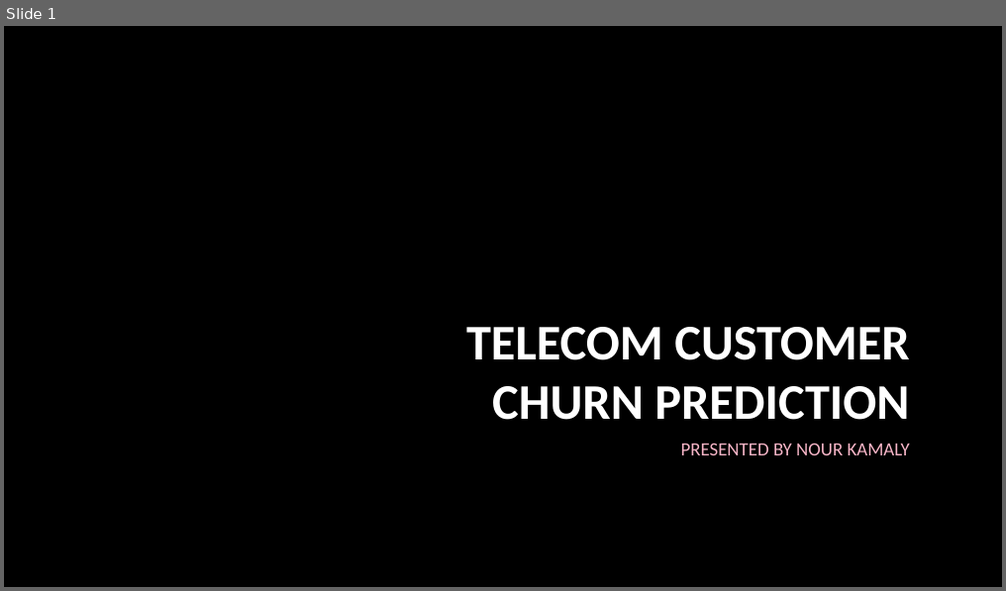
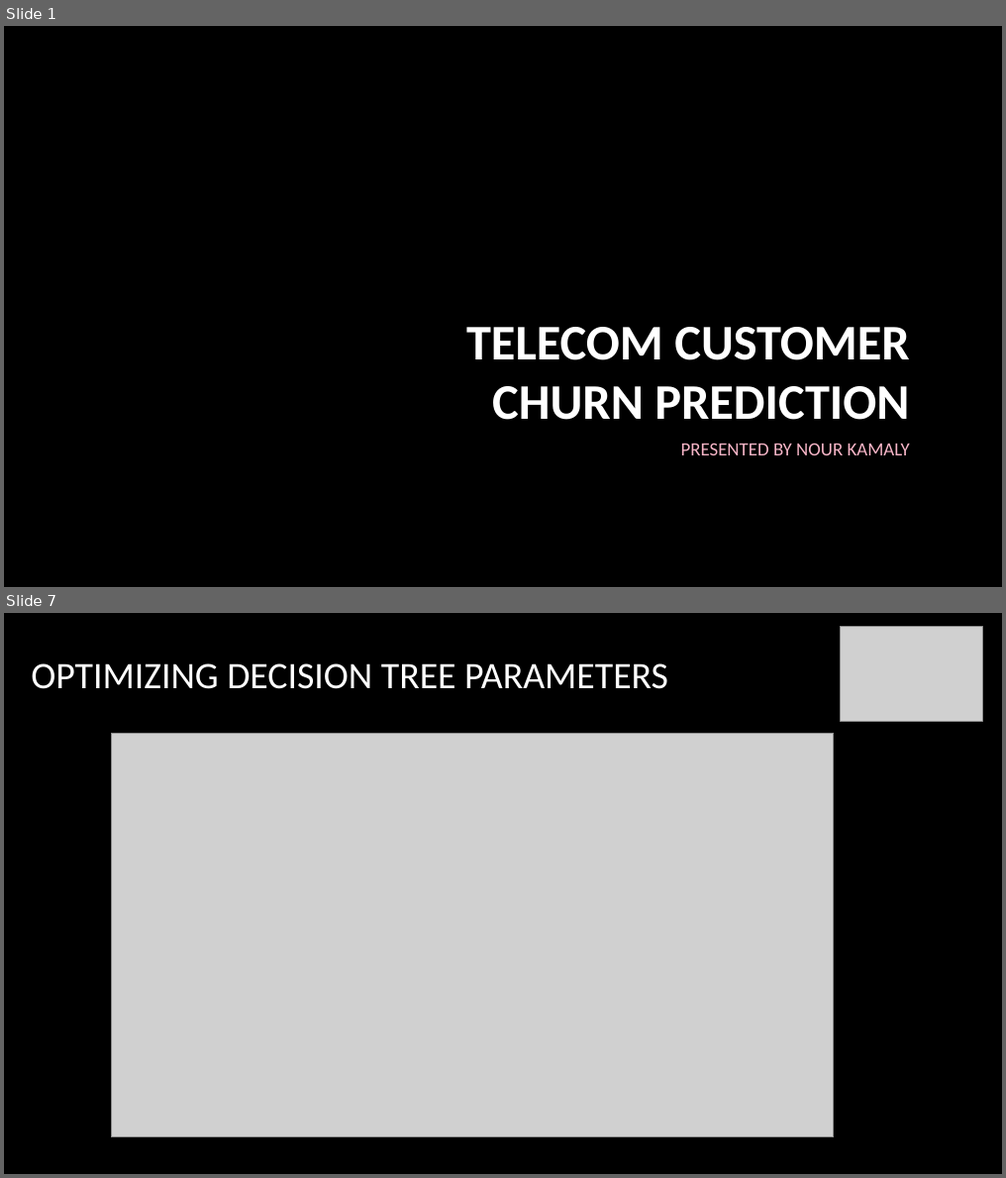
Before and after one commit to NourKamaly/TelecomCustomerChurnPrediction, a slide deck: 6. Documentation/Telecom Customer Churn Prediction.pptx. Shown one above the other, each under a label of ours: slide 1 before the commit, slides 1 and 7 after it; the slides between them are not shown. The pictures are 1006x591 and 1006x1178 pixels, drawn with LibreOffice and Linux fonts; fonts in the diff are those of the drawing; grey boxes stand for pictures; background and template pictures are left out. Boxes give left, top, right and bottom in pixels: in the first picture for what was removed or moved away, otherwise in the second. Text is boxed around its words. In the diff, an @@ line names an element or a change of style, - is before the commit and + after.

```diff
--- a/6. Documentation/Telecom Customer Churn Prediction.pptx
+++ b/6. Documentation/Telecom Customer Churn Prediction.pptx
@@ slide 7 added at <box>4,613,1002,1174</box>, background picture (left out) @@
@@ picture added at <box>841,627,982,722</box> @@
@@ title added at <box>31,663,668,689</box>, 36 pt, text #FFFFFF @@
+OPTIMIZING DECISION TREE PARAMETERS
@@ picture added at <box>111,733,834,1138</box> @@
```
Also in this commit, not shown: 7 other slides added, 5 slides removed.
